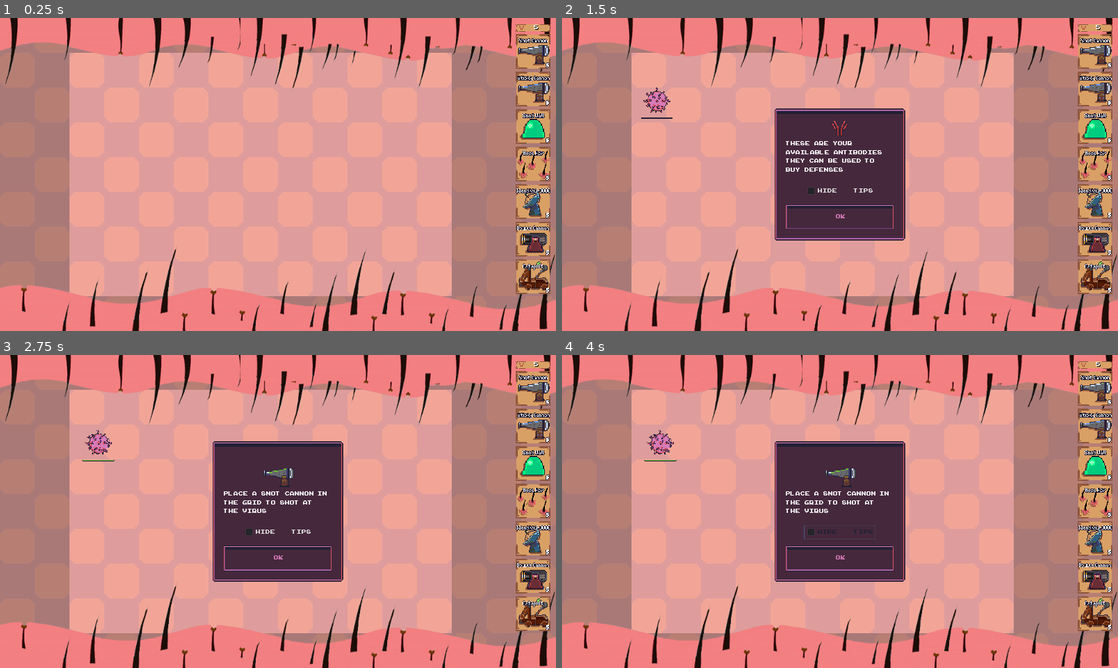
Above: before the commit, frames 1-4 (two rows, left to right).
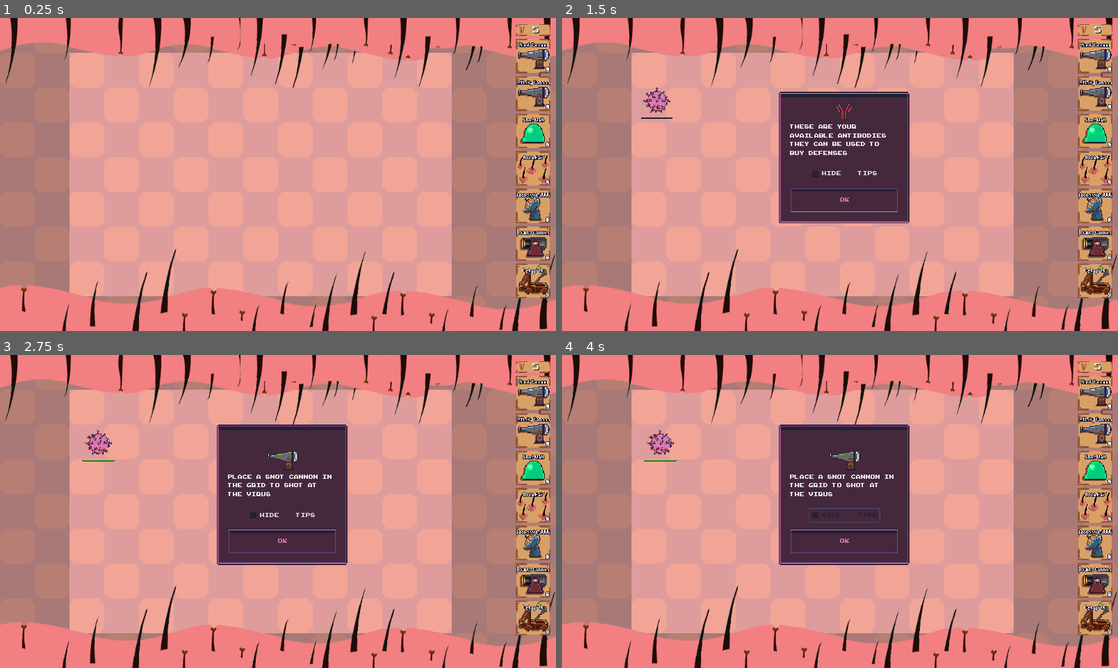
Above: after the commit, the same moments.

Repository: TeamKebab/GodotWildJam23
Game: Godot game, scene res://src/Main.tscn
Two runs of this game, one before a commit and one after it. Both use one fixed random seed, a clock stepped at 60 frames per second and the inputs below. Sound files missing from this copy of the repository are replaced by a short silence.
Inputs (mouse positions are in pixels of both pictures, inside the frame that each line leads up to; where the layout moved, square brackets give the same spot in the first picture):
- Up to frame 1 (0.25 s): no input
- Up to frame 2 (1.5 s): click (1095, 55) [1095, 52] at 0.5 s; click "Ok" at 1.25 s
- Up to frame 3 (2.75 s): click "Ok" at 2 s
- Up to frame 4 (4 s): click "Hide tips" at 2.75 s; click "Hide tips" at 3.5 s

The runs differ from the first frame. In frame 1, 3.6% of the frame differs, in the area x 92-99%, y 2-90%; in frame 2, 8.7%; in frame 3, 8.9%; in frame 4, 9.0%, in the area x 38-99%, y 2-90%.

Commit message:
Game over tooltip styles

Diff:
--- a/src/Main.tscn
+++ b/src/Main.tscn
@@ -36,6 +36,12 @@
 [ext_resource path="res://src/resources/arcade-font.tres" type="DynamicFont" id=34]
 [ext_resource path="res://assets/sfx/defense_buying.wav" type="AudioStream" id=35]
 [ext_resource path="res://assets/sfx/defense_placement.wav" type="AudioStream" id=36]
+[ext_resource path="res://src/resources/arcade-font-big.tres" type="DynamicFont" id=37]
+[ext_resource path="res://assets/ui/panel_box.png" type="Texture" id=38]
+
+[sub_resource type="StyleBoxTexture" id=1]
+texture = ExtResource( 38 )
+region_rect = Rect2( 0, 0, 64, 64 )
 
 [node name="Game" type="Node"]
 script = ExtResource( 16 )
@@ -131,13 +137,13 @@
 
 [node name="TopBar" type="HBoxContainer" parent="GUI/ToolBar/VBoxContainer"]
 margin_right = 1004.0
-margin_bottom = 17.0
+margin_bottom = 25.0
 alignment = 2
 
 [node name="AntibodiesPanel" type="PanelContainer" parent="GUI/ToolBar/VBoxContainer/TopBar"]
 margin_left = 940.0
 margin_right = 1004.0
-margin_bottom = 17.0
+margin_bottom = 25.0
 rect_min_size = Vector2( 64, 0 )
 custom_styles/panel = ExtResource( 33 )
 
@@ -145,20 +151,20 @@
 margin_left = 21.0
 margin_top = 8.0
 margin_right = 43.0
-margin_bottom = 9.0
+margin_bottom = 17.0
 custom_constants/margin_right = -10
 custom_constants/margin_top = -8
 custom_constants/margin_bottom = -8
 
 [node name="AntibodiesCounter" type="Label" parent="GUI/ToolBar/VBoxContainer/TopBar/AntibodiesPanel/MarginContainer"]
-margin_left = 11.0
+margin_left = 9.0
 margin_top = -8.0
-margin_right = 20.0
-margin_bottom = 9.0
+margin_right = 22.0
+margin_bottom = 17.0
 grow_horizontal = 2
 grow_vertical = 2
 size_flags_horizontal = 4
-custom_fonts/font = ExtResource( 34 )
+custom_fonts/font = ExtResource( 37 )
 custom_colors/font_color = Color( 1, 1, 1, 1 )
 custom_colors/font_outline_modulate = Color( 0.133333, 0.12549, 0.203922, 1 )
 custom_colors/font_color_shadow = Color( 0, 0, 0, 1 )
@@ -171,9 +177,9 @@
 
 [node name="ButtonContainer" type="VBoxContainer" parent="GUI/ToolBar/VBoxContainer"]
 margin_left = 940.0
-margin_top = 21.0
+margin_top = 29.0
 margin_right = 1004.0
-margin_bottom = 499.0
+margin_bottom = 507.0
 size_flags_horizontal = 8
 custom_constants/separation = 5
 
@@ -293,6 +299,10 @@
 pause_mode = 2
 anchor_right = 1.0
 anchor_bottom = 1.0
+margin_left = 7.58408
+margin_top = -31.0257
+margin_right = 7.58411
+margin_bottom = -31.0258
 mouse_filter = 2
 __meta__ = {
 "_edit_use_anchors_": false
@@ -305,33 +315,50 @@
 anchor_top = 0.5
 anchor_right = 0.5
 anchor_bottom = 0.5
-margin_left = -20.0
-margin_top = -20.0
-margin_right = 20.0
-margin_bottom = 20.0
+margin_left = -162.0
+margin_top = -107.0
+margin_right = 97.0
+margin_bottom = 96.0
 size_flags_horizontal = 4
-size_flags_vertical = 4
+size_flags_vertical = 6
+custom_styles/panel = SubResource( 1 )
 __meta__ = {
 "_edit_use_anchors_": false
 }
 
 [node name="VBoxContainer" type="VBoxContainer" parent="GUI/GameOverPanel"]
-margin_left = 7.0
-margin_top = 7.0
-margin_right = 80.0
-margin_bottom = 45.0
+margin_right = 259.0
+margin_bottom = 203.0
+rect_clip_content = true
+alignment = 2
+
+[node name="Label2" type="Label" parent="GUI/GameOverPanel/VBoxContainer"]
+margin_top = 106.0
+margin_right = 259.0
+margin_bottom = 147.0
+custom_fonts/font = ExtResource( 34 )
+custom_colors/font_color = Color( 1, 1, 1, 1 )
+text = "So sorry, you have been infected"
+align = 1
+autowrap = true
 
 [node name="Label" type="Label" parent="GUI/GameOverPanel/VBoxContainer"]
-margin_right = 73.0
-margin_bottom = 14.0
-custom_fonts/font = ExtResource( 34 )
-custom_colors/font_color = Color( 0.133333, 0.12549, 0.203922, 1 )
+margin_right = 259.0
+margin_bottom = 176.0
+custom_fonts/font = ExtResource( 37 )
+custom_colors/font_color = Color( 0.843137, 0.482353, 0.729412, 1 )
 text = "Game Over"
+align = 1
+valign = 1
+autowrap = true
 
 [node name="RestartButton" type="Button" parent="GUI/GameOverPanel/VBoxContainer"]
-margin_top = 18.0
-margin_right = 73.0
-margin_bottom = 38.0
+margin_left = 85.0
+margin_top = 152.0
+margin_right = 169.0
+margin_bottom = 175.0
+grow_horizontal = 0
+grow_vertical = 0
 custom_fonts/font = ExtResource( 34 )
 text = "Restart"
 [connection signal="mouse_entered_cell" from="Grid" to="GUI" method="_on_Grid_mouse_entered_cell"]
--- /dev/null
+++ b/src/resources/arcade-font-big.tres
@@ -0,0 +1,8 @@
+[gd_resource type="DynamicFont" load_steps=2 format=2]
+
+[ext_resource path="res://fonts/ARCADECLASSIC.TTF" type="DynamicFontData" id=1]
+
+[resource]
+size = 24
+extra_spacing_space = 5
+font_data = ExtResource( 1 )
Not shown: 1 places in src/Main.tscn that only renumber resources
